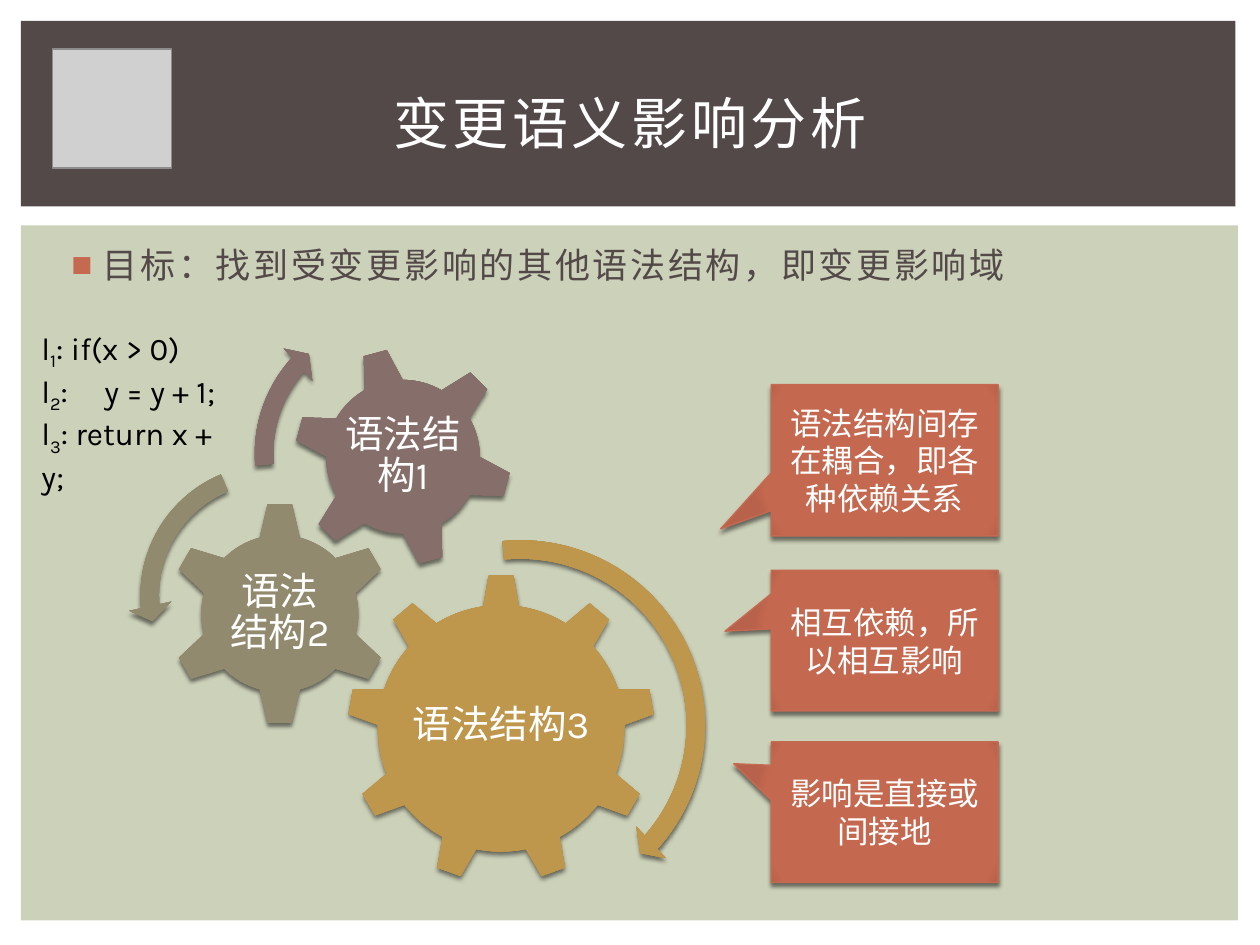
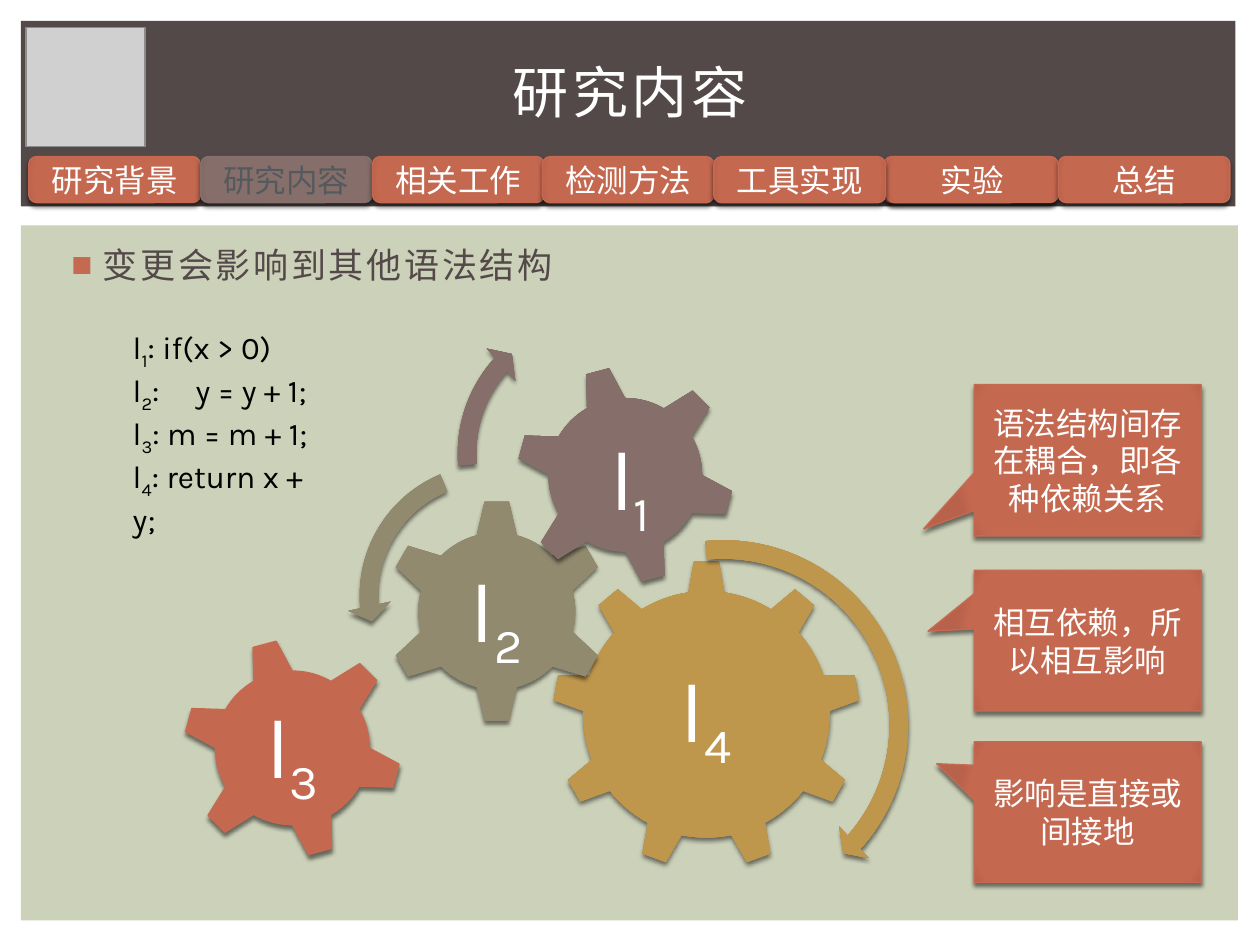
Before and after one commit to iewrer/mythesis, a slide deck: slide 5 of 答辩PPT.pptx (slide 6 before the commit). Drawn at 1260x945 pixels with LibreOffice and Linux fonts; fonts in the diff are those of the drawing; grey boxes stand for pictures. Boxes give left, top, right and bottom in pixels: in the first picture for what was removed or moved away, otherwise in the second. Text is boxed around its words. In the diff, an @@ line names an element or a change of style, - is before the commit and + after.

```diff
--- a/答辩PPT.pptx
+++ b/答辩PPT.pptx
@@ picture: place and size @@
-picture at bbox=[53, 49, 171, 168]
+picture at bbox=[26, 28, 145, 146]
@@ text added at bbox=[513, 65, 748, 118], 32 pt, text #FFFFFF @@
+研究内容
@@ title removed at bbox=[393, 96, 866, 149] @@
-变更语义影响分析
@@ rounded rectangle added at bbox=[29, 156, 200, 203], fill gradient #C66951 to #B8624B, outline #C66951 0.79 pt, 18 pt, text #FFFFFF @@
+研究背景
@@ rounded rectangle added at bbox=[200, 156, 372, 203], fill gradient #87706B to #7E6864, outline #87706B 0.79 pt @@
@@ rounded rectangle added at bbox=[373, 156, 544, 203], fill gradient #C66951 to #B8624B, outline #C66951 0.79 pt, 18 pt, text #FFFFFF @@
+相关工作
@@ rounded rectangle added at bbox=[542, 156, 713, 203], fill gradient #C66951 to #B8624B, outline #C66951 0.79 pt, 18 pt, text #FFFFFF @@
+检测方法
@@ rounded rectangle added at bbox=[714, 156, 886, 203], fill gradient #C66951 to #B8624B, outline #C66951 0.79 pt, 18 pt, text #FFFFFF @@
+工具实现
@@ rounded rectangle added at bbox=[885, 156, 1056, 203], fill gradient #C66951 to #B8624B, outline #C66951 0.79 pt, 18 pt, text #FFFFFF @@
+工具实现
@@ rounded rectangle added at bbox=[887, 156, 1058, 203], fill gradient #C66951 to #B8624B, outline #C66951 0.79 pt, 18 pt, text #FFFFFF @@
+实验
@@ rounded rectangle added at bbox=[1058, 156, 1230, 203], fill gradient #C66951 to #B8624B, outline #C66951 0.79 pt, 18 pt, text #FFFFFF @@
+总结
@@ text at bbox=[103, 248, 553, 281]: text changed @@
-■ 目标：找到受变更影响的其他语法结构，即变更影响域
+■ 变更会影响到其他语法结构
@@ 3 speech boxes, 2 circular arrows: place and size @@
-3 speech boxes, 2 circular arrows at bbox=[243, 299, 998, 922]
+3 speech boxes, 2 circular arrows at bbox=[446, 299, 1201, 922]
@@ text "l1: if(x > 0)": place and size @@
-text "l1: if(x > 0)" at bbox=[41, 337, 215, 496]
+text "l1: if(x > 0)" at bbox=[133, 336, 308, 539]
@@ gear: place and size @@
-gear at bbox=[269, 322, 537, 590]
+gear at bbox=[491, 341, 759, 609]
@@ text removed at bbox=[345, 415, 460, 492] @@
-语法结构1
@@ text added at bbox=[568, 418, 692, 542], 48 pt, text #FFFFFF @@
+l1
@@ text at bbox=[133, 425, 308, 539]: text changed @@
-l3: return x + y;
+l3: m = m + 1;
+l4: return x + y;
@@ left circular arrow: place and size @@
-left circular arrow at bbox=[129, 452, 415, 738]
+left circular arrow at bbox=[348, 452, 634, 738]
@@ gear: place and size @@
-gear at bbox=[168, 501, 392, 726]
+gear at bbox=[384, 499, 609, 723]
@@ gear: place and size @@
-gear at bbox=[346, 575, 654, 882]
+gear at bbox=[552, 561, 859, 868]
@@ text removed at bbox=[230, 572, 329, 649] @@
-语法结构2
@@ group added at bbox=[158, 556, 799, 883]: 3 texts, 1 gear @@
+l4
+l2
+l3
@@ text removed at bbox=[413, 705, 589, 741] @@
-语法结构3
```
Also in this commit, not shown: 6 other slides changed, 2 slides added, 1 slide removed.
